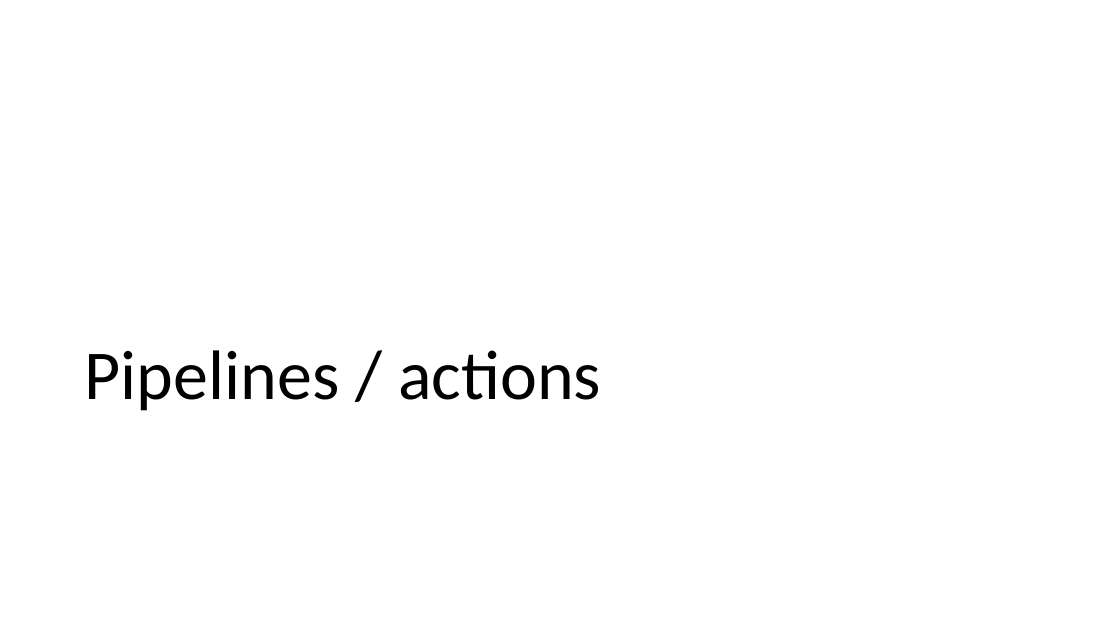
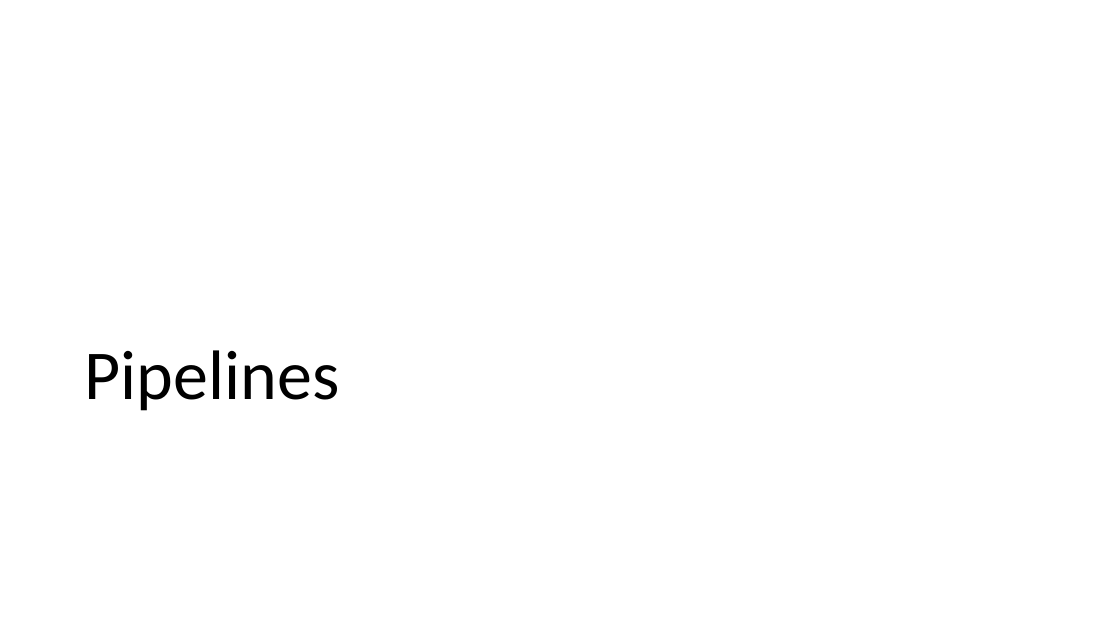
Before and after one commit to LFKoning/knowledge-sharing, a slide deck: slide 34 of git_course/2_collaboration/git_collaboration.pptx (slide 25 before the commit). Drawn at 1120x630 pixels with LibreOffice and Linux fonts; fonts in the diff are those of the drawing. Boxes give left, top, right and bottom in pixels: in the first picture for what was removed or moved away, otherwise in the second. Text is boxed around its words. In the diff, an @@ line names an element or a change of style, - is before the commit and + after.

Commit message:
Update git part 2 slides and pipelines

```diff
--- a/git_course/2_collaboration/git_collaboration.pptx
+++ b/git_course/2_collaboration/git_collaboration.pptx
@@ title at [85,350,340,411]: text changed @@
-Pipelines / actions
+Pipelines
```
Also in this commit, not shown: 1 other slide changed, 25 slides added, 2 other files.
